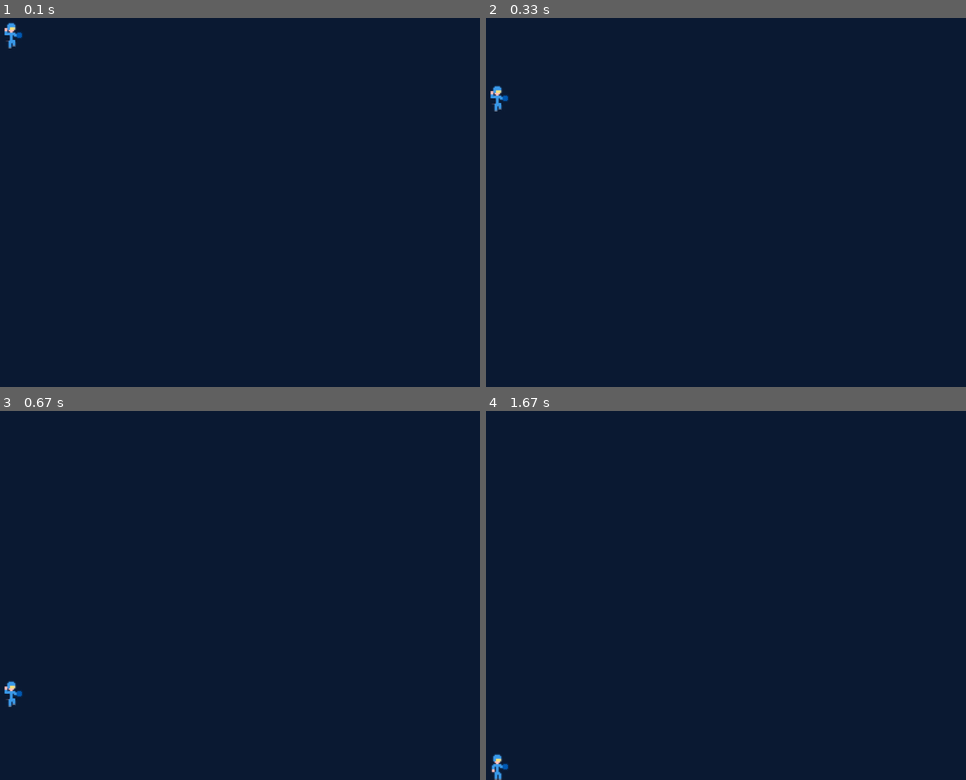
Above: before the commit, frames 1-4 (two rows, left to right).
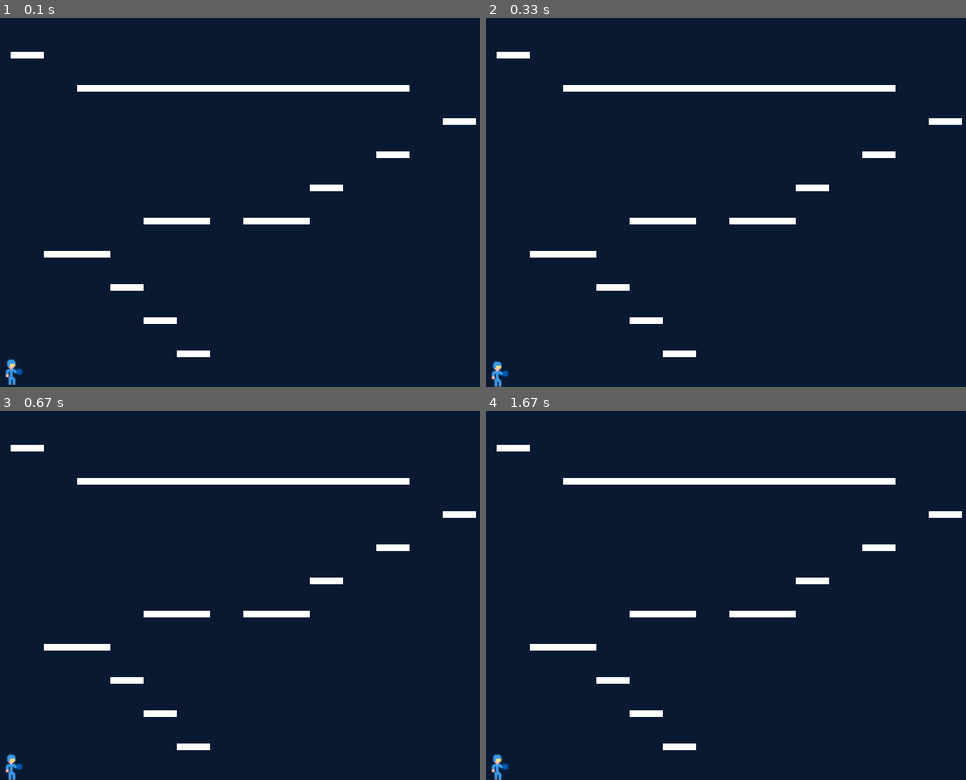
Above: after the commit, the same moments.

Repository: BGamber/myPyGame
Game: pygame game, started from pygaman.py
Two runs of this game, one before a commit and one after it. Both use one fixed random seed, a clock stepped at 60 frames per second and the inputs below.
Inputs:
- Up to frame 1 (0.1 s): no input
- Up to frame 2 (0.33 s): no input
- Up to frame 3 (0.67 s): no input
- Up to frame 4 (1.67 s): no input

The runs differ from the first frame. In frame 1, 3.2% of the frame differs, in the area x 0-100%, y 1-100%; in frame 2, 3.2%; in frame 3, 3.2%; in frame 4, 2.9%.

Commit message:
Wrote Plaform class; created stage layout via platform list

Diff:
--- a/pygaman.py
+++ b/pygaman.py
@@ -79,8 +79,16 @@
 class Baddie(object):
     pass
 
-class Platform(object):
-    pass
+class Platform(pygame.sprite.Sprite):
+    def __init__(self, x, y, width, height):
+        super(Platform, self).__init__()
+        self.x = x
+        self.y = y
+        self. width = width
+        self.height = height
+
+    def getRect(self):
+        return (self.x, self.y, self.width, self.height)
 
 class Window(object):
     def __init__(self, width, height):
@@ -90,14 +98,35 @@
 
 def main():
     bg = (10, 25, 50)
+    white = (255, 255, 255)
     pygame.init()
     window = Window(800, 600)
     clock = pygame.time.Clock()
 
-    player = Pygaman(40, 40)
+    player = Pygaman(40, 550)
 
     pellets = pygame.sprite.Group()
 
+    stage0 = [
+        Platform(400, 600, 50, 10)
+    ]
+
+    stage1 = [
+        Platform(50, 95, 50, 10),
+        Platform(150, 145, 500, 10),
+        Platform(700, 195, 50, 10),
+        Platform(600, 245, 50, 10),
+        Platform(500, 295, 50, 10),
+        Platform(250, 345, 100, 10),
+        Platform(400, 345, 100, 10),
+        Platform(100, 395, 100, 10),
+        Platform(200, 445, 50, 10),
+        Platform(250, 495, 50, 10),
+        Platform(300, 545, 50, 10)
+    ]
+
+    stages = [stage0, stage1]
+    current_stage = 1 ## Reset to 0 for game start
     counter = 0
     playing = True
     while playing:
@@ -126,6 +155,8 @@
         for pellet in pellets:
             pellet.update(window)
             window.screen.blit(pellet.render(counter=counter), (pellet.x, pellet.y))
+        for platform in stages[current_stage]:
+            pygame.draw.rect(window.screen, white, platform.getRect(), 0)
         pygame.display.update()
         clock.tick(60)
 
